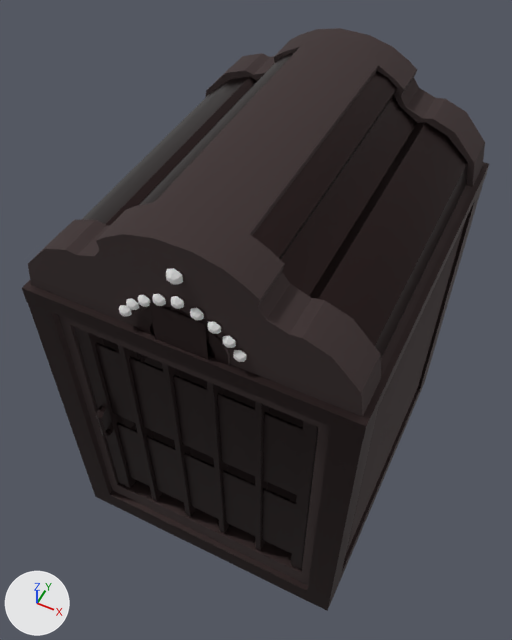
Renders of the FBX model Assets/Modelos 3D/Elevador/Elevador.fbx from each side of a commit.
The view is the same before and after, from a camera (50 mm lens) standing at (2.19, -4.81, 8.13) and looking at (-0.29, 0.15, 1.94). Lighting does not change. The marker at lower left points along +X, +Y and +Z.

Names of what the first picture shows: 'Lift Mesh', 'Porta'.
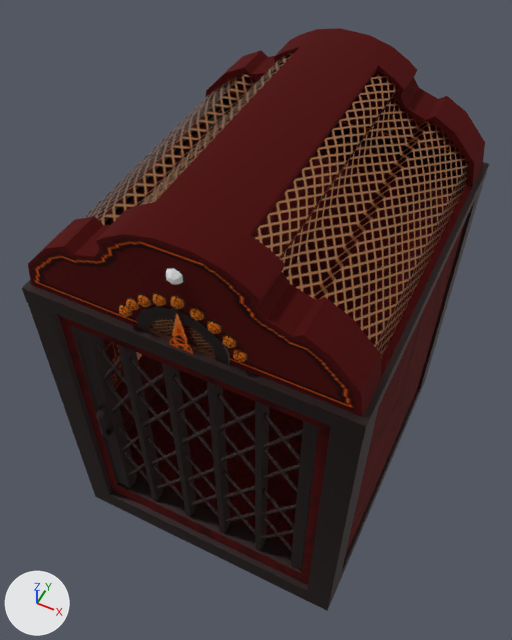
Location of each change, [x1, y1, x2, y2] in pixels of the pictures (512 x 640 px):
'Lift Mesh', surface changed, recoloured (black to red): [28, 28, 485, 586] in both
part 1 of me_cube_002, recoloured (grey to brown): [119, 294, 246, 362] in both

Edits to the bpy script that builds the scene:
```text
Add img_lights_png:
    img_lights_png = load_image('Lights.png', '_unpacked/Lights.png', 64, 64, 'sRGB')
Add img_wood_png:
    img_wood_png = load_image('Wood.png', '_unpacked/Wood.png', 248, 248, 'sRGB')
Add img_grate_png:
    img_grate_png = load_image('Grate.png', '_unpacked/Grate.png', 30, 30, 'sRGB')
Add img_pointer_png:
    img_pointer_png = load_image('Pointer.png', '_unpacked/Pointer.png', 64, 64, 'sRGB')
Change mat_pointer:
    mat_pointer.texture: img_elevador_fbm -> img_pointer_png  # with its transparency
Change mat_grate:
    mat_grate.texture: img_elevador_fbm -> img_grate_png  # with its transparency
Change mat_wood:
    mat_wood.texture: img_elevador_fbm -> img_wood_png  # with its transparency
    mat_wood.metallic: 0.0 -> 0.679
Add mat_lightoff:
    mat_lightoff = principled_material('LightOff')
    mat_lightoff.texture = img_lights_png  # with its transparency
    mat_lightoff.metallic = 1.0
    mat_lightoff.roughness = 1.0
Change me_cube_002:
    where me_cube_002.from_pydata(...)  # 959 vertices, 1786 faces; spans x -1.61..1.61, y -1.82..1.82, z -1.37..4.78
    used by ob_lift_mesh; location = (0.0, 0.0, 0.0)
    me_cube_002 part 1: 252 of the faces centred in x -0.58..0.58, y -1.81..-1.77, z 3.81..4.25 switch from mat_lights (white #e7e7e7) to mat_lightoff (picture img_lights_png)
```
